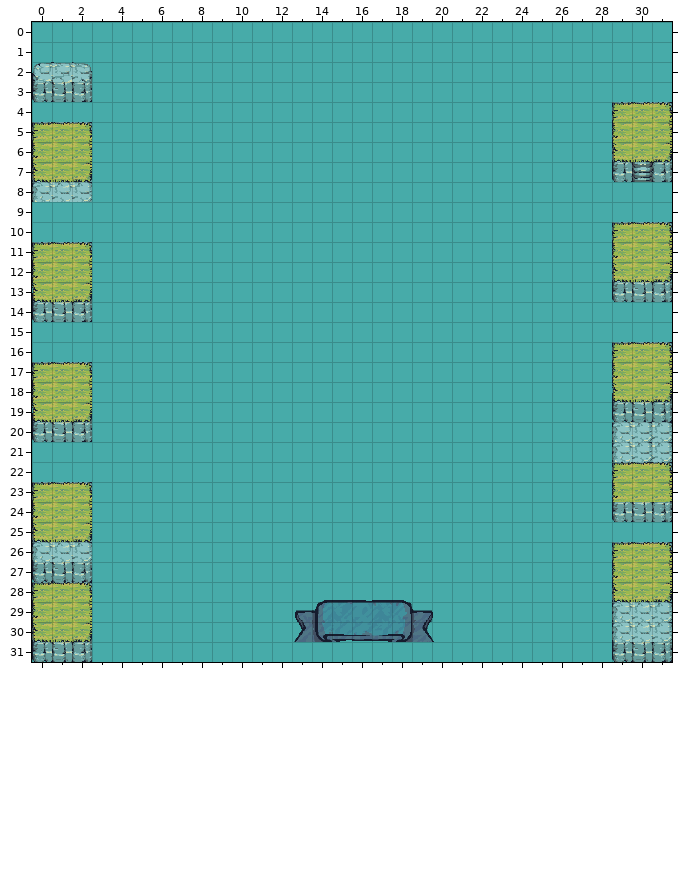
Two versions of a level (Tiled map, Pygame_Ludo_King/assets_ver1/sp_menu.tmx). The first picture shows the starting point.
Cells are 25x25 px. Shown: x 0..31, y 0..31. Not drawn, because the pictures are missing: unchanged layers "deco", "tree".
Now the later version:
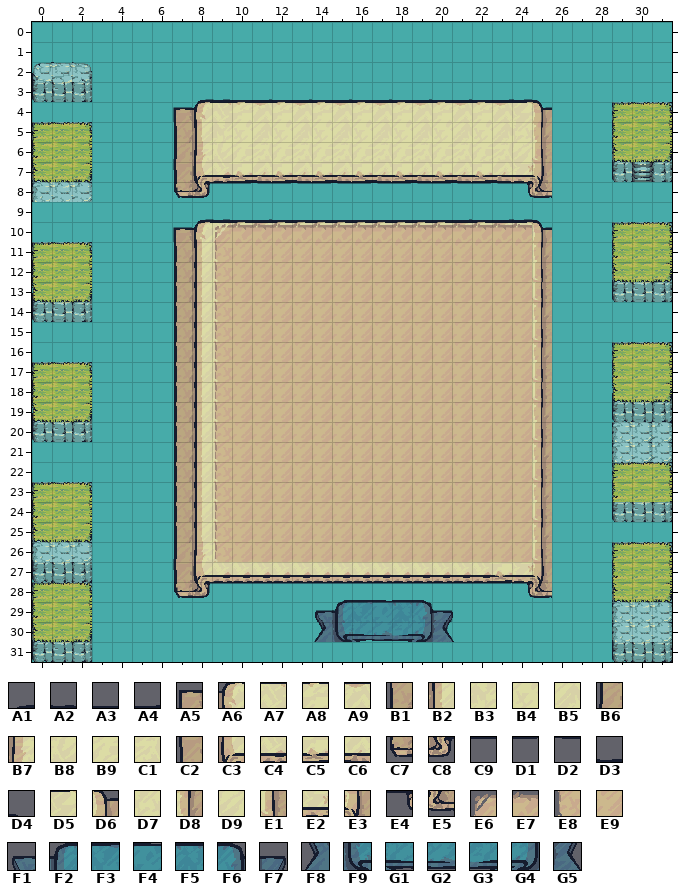
Key: from "Banner_Connection_Left": A1 8, A2 9, A3 10, A4 11, A5 14, A6 15, A7 16, A8 17, A9 18, B1 21, B2 22, B3 23, B4 24, B5 25, B6 28, B7 29, B8 30, B9 31, C1 32, C2 35, C3 36, C4 37, C5 38, C6 39, C7 42, C8 43, C9 44, D1 45, D2 46; from "Banner_Connection_Right": D3 12, D4 13, D5 19, D6 20, D7 26, D8 27, D9 33, E1 34, E2 40, E3 41, E4 47, E5 48; from "Carved_Regular": E6 0, E7 1, E8 2, E9 3; from "Ribbon_Blue_3Slides": F1 0, F2 1, F3 2, F4 3, F5 4, F6 5, F7 6, F8 7, F9 8, G1 9, G2 10, G3 11, G4 12, G5 13.
__ is an empty cell.
Tiles replaced or removed in this view: F1, F2, F3, F4, F5, F6, F7, F8, F9, G1, G2, G3, G4, G5.
Tiles of an added or newly shown layer are drawn over the layers below it.
Difference:
Changed rows in their new state; .. is an unchanged cell.
Layer "back":
first column x 13:
29 __ F1 F2 F3 F4 F5 F6 F7
30 __ F8 F9 G1 G2 G3 G4 G5
Layer "banner" (added):
first column x 7:
 3 .. A1 A2 A3 A4 A3 A4 A3 A4 A3 A4 A3 A4 A3 A4 A3 A4 D3 D4
 4 A5 A6 A7 A8 A9 A8 A9 A8 A9 A8 A9 A8 A9 A8 A9 A8 A9 D5 D6
 5 B1 B2 B3 B4 B5 B4 B5 B4 B5 B4 B5 B4 B5 B4 B5 B4 B5 D7 D8
 6 B6 B7 B8 B9 C1 B9 C1 B9 C1 B9 C1 B9 C1 B9 C1 B9 C1 D9 E1
 7 C2 C3 C4 C5 C6 C5 C6 C5 C6 C5 C6 C5 C6 C5 C6 C5 C6 E2 E3
 8 C7 C8 C9 D1 D2 D1 D2 D1 D2 D1 D2 D1 D2 D1 D2 D1 D2 E4 E5
Layer "button" (added):
first column x 7:
 9 .. A1 A2 A3 A4 A3 A3 A3 A3 A3 A3 A3 A3 A3 A4 A3 A4 D3 D4
10 A5 A6 A7 A8 A9 A8 A8 A8 A8 A8 A8 A8 A8 A8 A9 A8 A9 D5 D6
11 B1 B2 B3 .. .. .. .. .. .. .. .. .. .. .. .. .. .. .. D8
12 B1 B2 B3 .. .. .. .. .. .. .. .. .. .. .. .. .. .. .. E1
13 B1 B2 B3 .. .. .. .. .. .. .. .. .. .. .. .. .. .. .. E1
14 B1 B2 B3 .. .. .. .. .. .. .. .. .. .. .. .. .. .. .. D8
15 B1 B2 B3 .. .. .. .. .. .. .. .. .. .. .. .. .. .. .. E1
16 B1 B2 B3 .. .. .. .. .. .. .. .. .. .. .. .. .. .. .. D8
17 B1 B2 B3 .. .. .. .. .. .. .. .. .. .. .. .. .. .. .. E1
18 B1 B2 B3 .. .. .. .. .. .. .. .. .. .. .. .. .. .. .. E1
19 B1 B2 B3 .. .. .. .. .. .. .. .. .. .. .. .. .. .. .. D8
20 B1 B2 B3 .. .. .. .. .. .. .. .. .. .. .. .. .. .. .. E1
21 B1 B2 B3 .. .. .. .. .. .. .. .. .. .. .. .. .. .. .. D8
22 B1 B2 B3 .. .. .. .. .. .. .. .. .. .. .. .. .. .. .. E1
23 B1 B2 B3 .. .. .. .. .. .. .. .. .. .. .. .. .. .. .. D8
24 B1 B2 B3 .. .. .. .. .. .. .. .. .. .. .. .. .. .. .. E1
25 B1 B2 B3 .. .. .. .. .. .. .. .. .. .. .. .. .. .. .. D8
26 B6 B7 B8 .. .. .. .. .. .. .. .. .. .. .. .. .. .. .. E1
27 C2 C3 C4 C4 C4 C4 C4 C4 C4 C4 C4 C4 C4 C4 C4 C4 C5 E2 E3
28 C7 C8 C9 C9 C9 C9 C9 C9 C9 C9 C9 C9 C9 C9 C9 C9 D1 E4 E5
Layer "shadow" (added):
first column x 9:
10 E6 E7 E7 E7 E7 E7 E7 E7 E7 E7 E7 E7 E7 E7 E7 E7
11 E8 E9 E9 E9 E9 E9 E9 E9 E9 E9 E9 E9 E9 E9 E9 E9
12 E8 E9 E9 E9 E9 E9 E9 E9 E9 E9 E9 E9 E9 E9 E9 E9
13 E8 E9 E9 E9 E9 E9 E9 E9 E9 E9 E9 E9 E9 E9 E9 E9
14 E8 E9 E9 E9 E9 E9 E9 E9 E9 E9 E9 E9 E9 E9 E9 E9
15 E8 E9 E9 E9 E9 E9 E9 E9 E9 E9 E9 E9 E9 E9 E9 E9
16 E8 E9 E9 E9 E9 E9 E9 E9 E9 E9 E9 E9 E9 E9 E9 E9
17 E8 E9 E9 E9 E9 E9 E9 E9 E9 E9 E9 E9 E9 E9 E9 E9
18 E8 E9 E9 E9 E9 E9 E9 E9 E9 E9 E9 E9 E9 E9 E9 E9
19 E8 E9 E9 E9 E9 E9 E9 E9 E9 E9 E9 E9 E9 E9 E9 E9
20 E8 E9 E9 E9 E9 E9 E9 E9 E9 E9 E9 E9 E9 E9 E9 E9
21 E8 E9 E9 E9 E9 E9 E9 E9 E9 E9 E9 E9 E9 E9 E9 E9
22 E8 E9 E9 E9 E9 E9 E9 E9 E9 E9 E9 E9 E9 E9 E9 E9
23 E8 E9 E9 E9 E9 E9 E9 E9 E9 E9 E9 E9 E9 E9 E9 E9
24 E8 E9 E9 E9 E9 E9 E9 E9 E9 E9 E9 E9 E9 E9 E9 E9
25 E8 E9 E9 E9 E9 E9 E9 E9 E9 E9 E9 E9 E9 E9 E9 E9
26 E8 E9 E9 E9 E9 E9 E9 E9 E9 E9 E9 E9 E9 E9 E9 E9
Changed places in both pictures, as pixel boxes (x1, y1, x2, y2):
changed: (173, 99, 552, 642)
